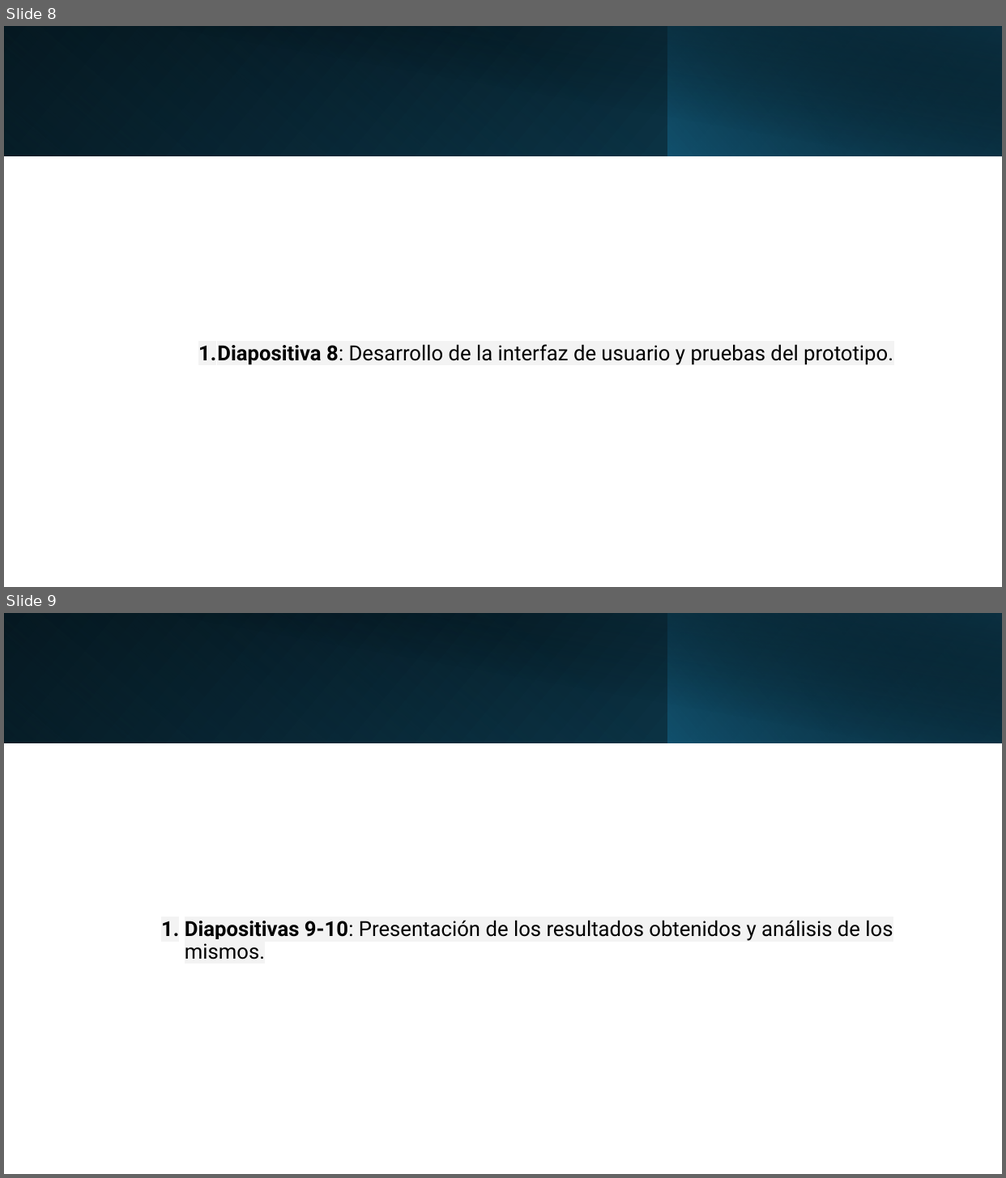
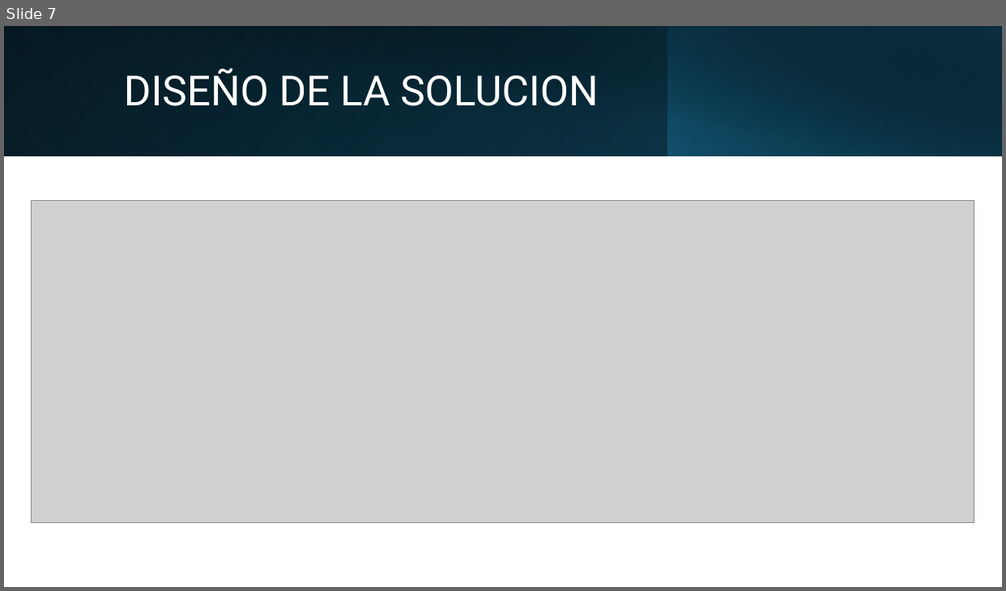
Before and after one commit to 1716732000/TH5, a slide deck: ta5/Avance 03 IA.pptx. Shown one above the other, each under a label of ours: slides 8 and 9 before the commit, slide 7 after it. The pictures are 1006x1178 and 1006x591 pixels, drawn with LibreOffice and Linux fonts; fonts in the diff are those of the drawing; grey boxes stand for pictures. Boxes give left, top, right and bottom in pixels: in the first picture for what was removed or moved away, otherwise in the second. Text is boxed around its words. In the diff, an @@ line names an element or a change of style, - is before the commit and + after.

```diff
--- a/ta5/Avance 03 IA.pptx
+++ b/ta5/Avance 03 IA.pptx
@@ slide 9 removed at box(4, 613, 1002, 1174), background #FFFFFF @@
@@ rectangle removed at box(4, 613, 1002, 743) @@
@@ rectangle removed at box(4, 613, 669, 743) @@
@@ rectangle removed at box(41, 613, 1002, 744) @@
@@ rectangle removed at box(668, 613, 1002, 743) @@
@@ text removed at box(185, 920, 893, 960) @@
-  1. Diapositivas 9-10: Presentación de los resultados obtenidos y análisis de los mismos.
@@ what was slide 8 is now slide 7 @@
@@ slide 7 changed as well @@
@@ title added at box(124, 68, 598, 106), 40 pt, text #FFFFFF @@
+DISEÑO DE LA SOLUCION
@@ picture added at box(32, 201, 975, 524) @@
@@ text removed at box(198, 344, 893, 365) @@
-    1. Diapositiva 8: Desarrollo de la interfaz de usuario y pruebas del prototipo.
```
Also in this commit, not shown: 2 other slides changed, 5 slides added, 7 other slides removed.
